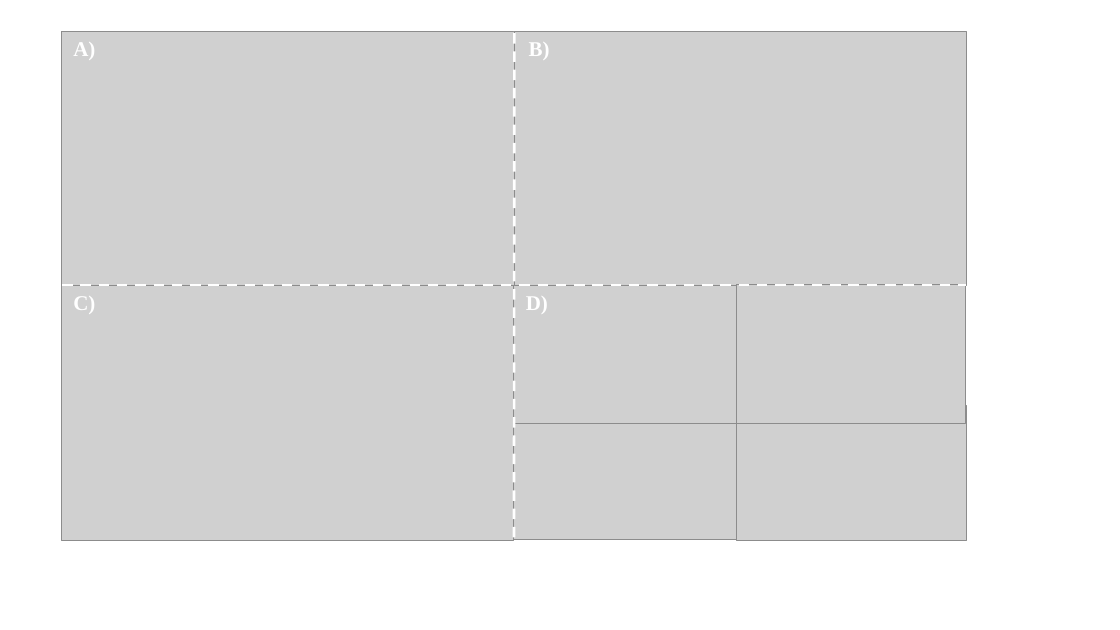
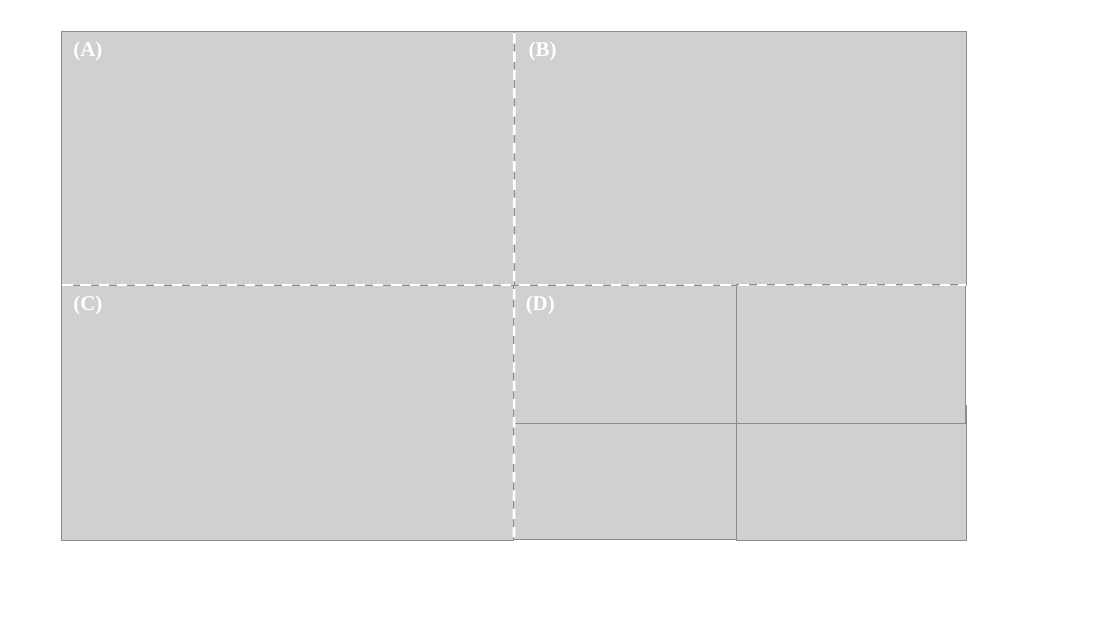
Before and after one commit to quantitative-ecologist/predator-foraging-mode-videogames, a slide deck: slide 1 of outputs/04_figure1.pptx. Drawn at 1120x630 pixels with LibreOffice and Linux fonts; fonts in the diff are those of the drawing; grey boxes stand for pictures. Boxes give left, top, right and bottom in pixels: in the first picture for what was removed or moved away, otherwise in the second. Text is boxed around its words. In the diff, an @@ line names an element or a change of style, - is before the commit and + after.

```diff
--- a/outputs/04_figure1.pptx
+++ b/outputs/04_figure1.pptx
@@ text at [73,42,102,60]: text changed @@
-A)
+(A)
@@ text at [529,43,557,59]: text changed @@
-B)
+(B)
@@ text at [73,296,102,314]: text changed @@
-C)
+(C)
@@ text at [526,296,555,314]: text changed @@
-D)
+(D)
```
Also in this commit, not shown: 15 other files.
